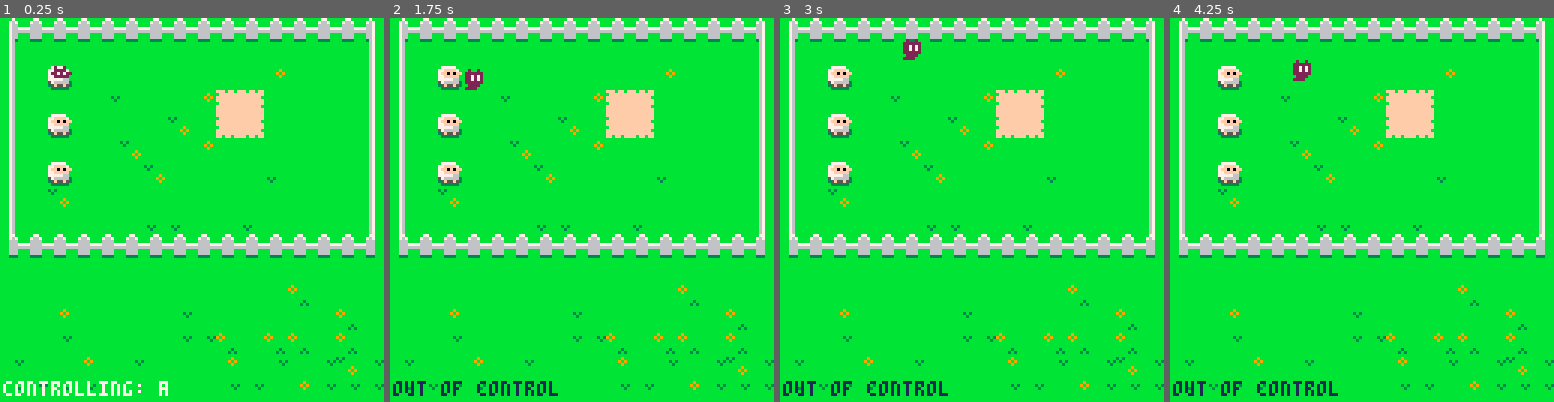
Above: before the commit, frames 1-4 (left to right).
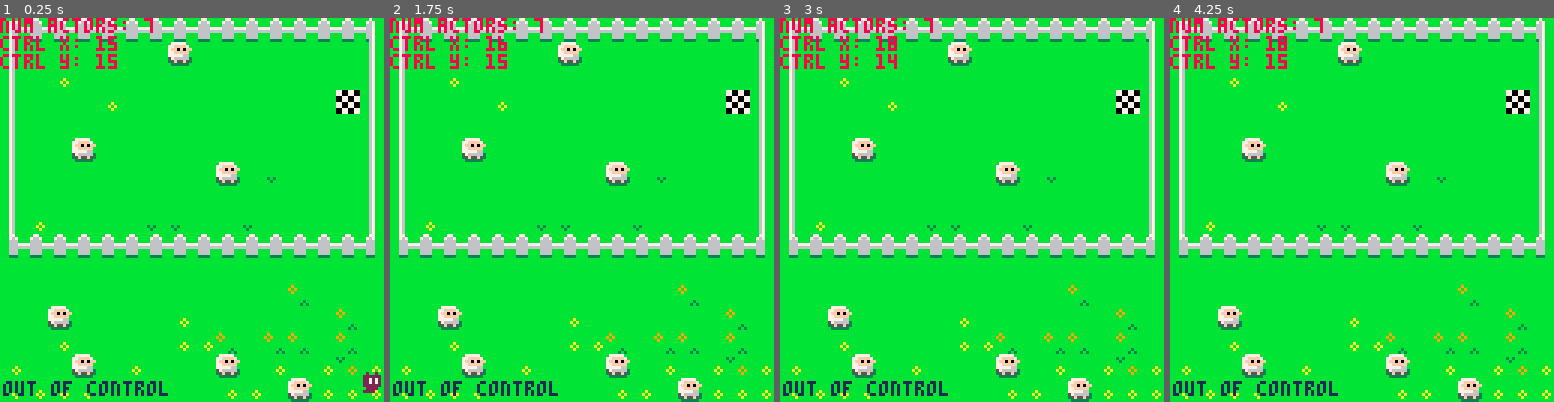
Above: after the commit, the same moments.

Repository: ethanmuller/gmtk-2020-jam
Game: PICO-8 cartridge ooc.p8
The game is run twice, just before and just after one commit, with the same random seed, the same clock (stepped at 60 frames per second) and the same inputs.
Inputs:
- Up to frame 1 (0.25 s): no input
- Up to frame 2 (1.75 s): tap O (Z key) at 0.7, 1.7 s; hold Right from 1.6 s (still down)
- Up to frame 3 (3 s): release Right at 2.1 s; tap O (Z key) at 2.1, 2.5, 2.9 s; hold Up 2.15-2.42 s; hold Right from 2.47 s (still down)
- Up to frame 4 (4.25 s): release Right at 3.03 s; hold Left 3.08-3.58 s; tap O (Z key) at 3.3, 3.7, 4.1 s; hold Down 3.63-3.97 s; hold Right from 4.02 s (still down)

The runs differ from the first frame. In frame 1, 8.8% of the frame differs, in the area x 0-100%, y 0-100%; in frame 2, 7.8%; in frame 3, 7.8%; in frame 4, 7.9%.

Commit message:
Spawn actors based on map tiles

Diff:
--- a/ooc.p8
+++ b/ooc.p8
@@ -2,7 +2,7 @@
 version 29
 __lua__
 
-dbg = false
+dbg = true
 
 ctrl = {
   out = false,
@@ -17,6 +17,8 @@
   s=96,
   name="a",
   music="a",
+  x=3,
+  y=3,
 }
 -- sprite
 
@@ -38,9 +40,6 @@
   music="d",
 }
 
-add(actors, a)
-add(actors, b)
-add(actors, c)
 
 -- time
 t = 0
@@ -99,7 +98,7 @@
   return nil
 end
 
-function set_ctrl(i)
+function set_ctrl(i, x, y)
   if i > 0 then
     ctrl.target = i
     ctrl.out = false
@@ -115,10 +114,12 @@
     local a = actors[ctrl.target]
 
     ctrl.out = true
-    ctrl.x = actors[ctrl.target].x
-    ctrl.y = actors[ctrl.target].y
-
-    actors[ctrl.target].controlled = false
+    ctrl.x = x or actors[ctrl.target].x
+    ctrl.y = y or actors[ctrl.target].y
+
+    if a then
+      actors[ctrl.target].controlled = false
+    end
 
     sfx(snd["out_of_control"])
 
@@ -177,6 +178,9 @@
 
     if f == 128 then
       -- player hit the goal
+
+      actors = {}
+
       load_map(0)
 
       sfx(snd["chime"])
@@ -195,15 +199,37 @@
   -- load map based on index
   gs.map = i
 
+for i=0,16 do
+  for j=0,16 do
+    local current_cell = mget(i,j)
+    local current_flag = fget(current_cell)
+
+    if current_flag == 2 then
+      add(actors, {
+            s=96,
+            name="a",
+            music="a",
+            x=i,
+            y=j,
+      })
+    end
+
+    if current_flag == 4 then
+      -- fail()
+      set_ctrl(0, i, j)
+    end
+  end
+end
+
+
   -- todo: spawn actors based on spawn tiles
-  actors[1].x = 2
-  actors[1].y = 2
-
-  actors[2].x = 2
-  actors[2].y = 4
-
-  actors[3].x = 2
-  actors[3].y = 6
+  -- for each row in map
+    -- for each column in map
+    -- look for sheep
+      -- add sheep to actors table
+      -- replace sheep on map with grass
+-- actors[1].x = 2
+-- actors[1].y = 2
 end
 
 function update_actors()
@@ -211,7 +237,7 @@
 
 function _init()
   load_map(0)
-  set_ctrl(1)
+  -- set_ctrl(1)
 end
 
 function _draw()
@@ -237,9 +263,10 @@
   end
 
   if dbg then
-    color(7)
+    color(8)
     -- print("time: "..t)
     print("num actors: "..#actors)
+    -- print("mget: "..asdf)
     if ctrl.out then
       print("ctrl x: "..ctrl.x)
       print("ctrl y: "..ctrl.y)
@@ -356,14 +383,14 @@
 bbb666bbbbbb9b9bbb666bbb1cccccc1cc7777cc11b11b11fffffffffffffffbbbbbbbbbbbbbbbbbbbbbbbbbbbbbbbbbbbbbbbbbbbbbbbbbbbbbbbbbbbbbbbbb
 bbb666bbbbbbb9bbbb666bbb311111133cccccc311b11b11ffffffffffffffffbbbbbbbbbbbbbbbbbbbbbbbbbbbbbbbbbbbbbbbbbbbbbbbbbbbbbbbbbbbbbbbb
 bbb333bbbbbbbbbbbb333bbbb333333bb333333b33b33b33ffbffbffffbffbffbbbbbbbbbbbbbbbbbbbbbbbbbbbbbbbbbbbbbbbbbbbbbbbbbbbbbbbbbbbbbbbb
-bbbbbbbbbbbbbbbbbbbbbbbbbbbbbbbbbbbbbbbbbbbbbbbbbbbbbbbbbbbbbbbbbbbbbbbbbbbbbbbbbbbbbbbbbbbbbbbbbbbbbbbbbbbbbbbbbbbbbbbbbbbbbbbb
-bbbbb9bbbbbbbbbbb3b3bbbbb9bbbbbb3b3bbbbbbbbbbbbbbbbbbbbbbbbbbbbbbbbbbbbbbbbbbbbbbbbbbbbbbbbbbbbbbbbbbbbbbbbbbbbbbbbbbbbbbbbbbbbb
-bbbb9b9bbbbbb3b3bb3bbbbb9b9bbbbbb3bbbbbbbbbbbbbbbbbbbbbbbbbbbbbbbbbbbbbbbbbbbbbbbbbbbbbbbbbbbbbbbbbbbbbbbbbbbbbbbbbbbbbbbbbbbbbb
-bbbbb9bbbbbbbb3bbbbbbbbbb9bbbbbbbbbbbbbbbbbbbbbbbbbbbbbbbbbbbbbbbbbbbbbbbbbbbbbbbbbbbbbbbbbbbbbbbbbbbbbbbbbbbbbbbbbbbbbbbbbbbbbb
-bbbbbbbbbbbbbbbbbbbbbbbbbbbbbbbbbbbbb9bbbbbbbbbbbbbbbbbbbbbbbbbbbbbbbbbbbbbbbbbbbbbbbbbbbbbbbbbbbbbbbbbbbbbbbbbbbbbbbbbbbbbbbbbb
-bbbbbbbbbbbbbbbbbbbbbbbbbbbbbbbbbbbb9b9bbbbbbbbbbbbbbbbbbbbbbbbbbbbbbbbbbbbbbbbbbbbbbbbbbbbbbbbbbbbbbbbbbbbbbbbbbbbbbbbbbbbbbbbb
-bbbbbbbbbbbbbbbbbbbbbbbbbbbbb3bbbbbbb9bbbbbbbbbbbbbbbbbbbbbbbbbbbbbbbbbbbbbbbbbbbbbbbbbbbbbbbbbbbbbbbbbbbbbbbbbbbbbbbbbbbbbbbbbb
-bbbbbbbbbbbbbbbbbbbbbbbbbbbb3b3bbbbbbbbbbbbbbbbbbbbbbbbbbbbbbbbbbbbbbbbbbbbbbbbbbbbbbbbbbbbbbbbbbbbbbbbbbbbbbbbbbbbbbbbbbbbbbbbb
+bbbbbbbbbbbbbbbbbbbbbbbbbbbbbbbbbbbbbbbbbbbbbbbbbbbbbbbb77777777bbbbbbbbbbbbbbbbbbbbbbbbbbbbbbbbbbbbbbbbbbbbbbbbbbbbbbbbbbbbbbbb
+bbbbb9bbbbbbbbbbb3b3bbbbb9bbbbbb3b3bbbbbbbbbbbbbbbbbbbbb7bbbbbb7bbbbbbbbbbbbbbbbbbbbbbbbbbbbbbbbbbbbbbbbbbbbbbbbbbbbbbbbbbbbbbbb
+bbbb9b9bbbbbbbbbbb3bbbbb9b9bbbbbb3bbbbbbbbbbbbbbbbbbbbbb7bbbbbb7bbbbbbbbbbbbbbbbbbbbbbbbbbbbbbbbbbbbbbbbbbbbbbbbbbbbbbbbbbbbbbbb
+bbbbb9bbbbbbbbbbbbbbbbbbb9bbbbbbbbbbbbbbbbbbbbbbbbbbbbbb7bbbbbb7bbbbbbbbbbbbbbbbbbbbbbbbbbbbbbbbbbbbbbbbbbbbbbbbbbbbbbbbbbbbbbbb
+bbbbbbbbbbbbbabbbbbbbbbbbbbbbbbbbbbbb9bbbbbbbbbbbbbbbbbb7bbbbbb7bbbbbbbbbbbbbbbbbbbbbbbbbbbbbbbbbbbbbbbbbbbbbbbbbbbbbbbbbbbbbbbb
+bbbbbbbbbbbbababbbbbbbbbbbbbbbbbbbbb9b9bbbbbbbbbbbbbbbbb7bbbbbb7bbbbbbbbbbbbbbbbbbbbbbbbbbbbbbbbbbbbbbbbbbbbbbbbbbbbbbbbbbbbbbbb
+bbbbbbbbbbbbbabbbbbbbbbbbbbbb3bbbbbbb9bbbbbbbbbbbbbbbbbb7bbbbbb7bbbbbbbbbbbbbbbbbbbbbbbbbbbbbbbbbbbbbbbbbbbbbbbbbbbbbbbbbbbbbbbb
+bbbbbbbbbbbbbbbbbbbbbbbbbbbb3b3bbbbbbbbbbbbbbbbbbbbbbbbb77777777bbbbbbbbbbbbbbbbbbbbbbbbbbbbbbbbbbbbbbbbbbbbbbbbbbbbbbbbbbbbbbbb
 bbbbbbbbbbbbbbbbbbbbbbbbbbbbbbbbbbbbbbbbbbbbbbbbbbbbbbbbbbbbbbbbbbbbbbbbbbbbbbbbbbbbbbbbbbbbbbbbbbbbbbbbbbbbbbbbbbbbbbbbbbbbbbbb
 bbbbbbbbbbbbbbbbbbbbbbbbbbbbbbbbbbbbbbbbbbbbbbbbbbbbbbbbbbbbbbbbbbbbbbbbbbbbbbbbbbbbbbbbbbbbbbbbbbbbbbbbbbbbbbbbbbbbbbbbbbbbbbbb
 bbbbbbbbbbbbbbbbbbbbbbbbbbbbbbbbbbbbbbbbbbbbbbbbbbbbbbbbbbbbbbbbbbbbbbbbbbbbbbbbbbbbbbbbbbbbbbbbbbbbbbbbbbbbbbbbbbbbbbbbbbbbbbbb
@@ -397,18 +424,18 @@
 bbbbbbbbbbbbbbbbbbbbbbbbbbbbbbbbbbbbbbbbbbbbbbbbbbbbbbbbbbbbbbbbbbbbbbbbbbbbbbbbbbbbbbbbbbbbbbbbbbbbbbbbbbbbbbbbbbbbbbbbbbbbbbbb
 bbbbbbbbbbbbbbbbbbbbbbbbbbbbbbbbbbbbbbbbbbbbbbbbbbbbbbbbbbbbbbbbbbbbbbbbbbbbbbbbbbbbbbbbbbbbbbbbbbbbbbbbbbbbbbbbbbbbbbbbbbbbbbbb
 __gff__
-0001000000000000008000000000000000000000000000000000000000000000000000000000000000000000000000000000000000000000000000000000000000000000000000000000000000000000000000000000000000000000000000000000000000000000000000000000000001000000000000000000000000000000
-0101010000000000000000000000000001000100000000000000000000000000010001000000000000000000000000000000000000000000000000000000000000000000000000000000000000000000000000000000000000000000000000000000000000000000000000000000000000000000000000000000000000000000
+0001000000000000008000000000000000000000000000000000000000000000000000000000000000000000000000000000000000000000000000000000000000000000000000000000000000000000000000000000000000000000000000000200000000000000000000000000000001000000000000000000000000000000
+0101010000000000000000000000000001000100000000000000000000000000010001000000000000000000000000000204000000000002000000000000000000000000000000000000000000000000000000000000000000000000000000000000000000000000000000000000000000000000000000000000000000000000
 __map__
 8081818181818181818181818181818200000000000000000000000000000000000000000000000000000000000000000000000000000000000000000000000000000000000000000000000000000000000000000000000000000000000000000000000000000000000000000000000000000000000000000000000000000000
+90b6b6b6b6b6b6b0b6b6b6b6b6b6b69200000000000000000000000000000000000000000000000000000000000000000000000000000000000000000000000000000000000000000000000000000000000000000000000000000000000000000000000000000000000000000000000000000000000000000000000000000000
+90b6b1b6b6b6b6b6b6b6b6b6b6b6b69200000000000000000000000000000000000000000000000000000000000000000000000000000000000000000000000000000000000000000000000000000000000000000000000000000000000000000000000000000000000000000000000000000000000000000000000000000000
+90b6b6b6b1b6b6b6b6b6b6b6b6b6099200000000000000000000000000000000000000000000000000000000000000000000000000000000000000000000000000000000000000000000000000000000000000000000000000000000000000000000000000000000000000000000000000000000000000000000000000000000
 90b6b6b6b6b6b6b6b6b6b6b6b6b6b69200000000000000000000000000000000000000000000000000000000000000000000000000000000000000000000000000000000000000000000000000000000000000000000000000000000000000000000000000000000000000000000000000000000000000000000000000000000
-90b6b1b6b6b6b6b6b6b6b6b0b6b6b69200000000000000000000000000000000000000000000000000000000000000000000000000000000000000000000000000000000000000000000000000000000000000000000000000000000000000000000000000000000000000000000000000000000000000000000000000000000
-90b6b6b6b1b6b6b6b08687b6b6b6b69200000000000000000000000000000000000000000000000000000000000000000000000000000000000000000000000000000000000000000000000000000000000000000000000000000000000000000000000000000000000000000000000000000000000000000000000000000000
-90b6b6b6b6b6b6b4b6a6a7b6b6b6b69200000000000000000000000000000000000000000000000000000000000000000000000000000000000000000000000000000000000000000000000000000000000000000000000000000000000000000000000000000000000000000000000000000000000000000000000000000000
-90b6b6b6b6b4b6b6b0b6b6b6b6b6b69200000000000000000000000000000000000000000000000000000000000000000000000000000000000000000000000000000000000000000000000000000000000000000000000000000000000000000000000000000000000000000000000000000000000000000000000000000000
-90b6b6b6b6b6b4b6b6b6b691b6b6b69200000000000000000000000000000000000000000000000000000000000000000000000000000000000000000000000000000000000000000000000000000000000000000000000000000000000000000000000000000000000000000000000000000000000000000000000000000000
-90b6b4b6b6b6b6b6b6b6b6b6b6b6b69200000000000000000000000000000000000000000000000000000000000000000000000000000000000000000000000000000000000000000000000000000000000000000000000000000000000000000000000000000000000000000000000000000000000000000000000000000000
-90b6b6b6b6b69191b6b691b6b6b6b69200000000000000000000000000000000000000000000000000000000000000000000000000000000000000000000000000000000000000000000000000000000000000000000000000000000000000000000000000000000000000000000000000000000000000000000000000000000
+90b6b6b0b6b6b6b6b6b6b6b6b6b6b69200000000000000000000000000000000000000000000000000000000000000000000000000000000000000000000000000000000000000000000000000000000000000000000000000000000000000000000000000000000000000000000000000000000000000000000000000000000
+90b6b6b6b6b6b6b6b6b0b691b6b6b69200000000000000000000000000000000000000000000000000000000000000000000000000000000000000000000000000000000000000000000000000000000000000000000000000000000000000000000000000000000000000000000000000000000000000000000000000000000
+90b6b6b6b6b6b6b6b6b6b6b6b6b6b69200000000000000000000000000000000000000000000000000000000000000000000000000000000000000000000000000000000000000000000000000000000000000000000000000000000000000000000000000000000000000000000000000000000000000000000000000000000
+90b1b6b6b6b69191b6b691b6b6b6b69200000000000000000000000000000000000000000000000000000000000000000000000000000000000000000000000000000000000000000000000000000000000000000000000000000000000000000000000000000000000000000000000000000000000000000000000000000000
 a08181818181818181818181818181a200000000000000000000000000000000000000000000000000000000000000000000000000000000000000000000000000000000000000000000000000000000000000000000000000000000000000000000000000000000000000000000000000000000000000000000000000000000
 b6b6b6b6b6b6b6b6b6b6b6b6b6b6b6b600000000000000000000000000000000000000000000000000000000000000000000000000000000000000000000000000000000000000000000000000000000000000000000000000000000000000000000000000000000000000000000000000000000000000000000000000000000
 b6b6b6b6b6b6b6b6b6b6b6b6b3b6b6b600000000000000000000000000000000000000000000000000000000000000000000000000000000000000000000000000000000000000000000000000000000000000000000000000000000000000000000000000000000000000000000000000000000000000000000000000000000
--- /dev/null
+++ b/ooc2.p8
@@ -0,0 +1,447 @@
+pico-8 cartridge // http://www.pico-8.com
+version 29
+__lua__
+
+dbg = false
+
+ctrl = {
+  out = false,
+}
+
+-- todo: dynamically populate this table with each actor in a scene, clear it when leaving scenes
+actors = {}
+box = 5
+
+-- player
+-- todo: change from p1 to table full of actors
+a = {
+  s=80,
+  name="a",
+  music="a",
+}
+-- sprite
+
+b = {
+  s=96,
+  name="b",
+  music="b",
+}
+
+c = {
+  s=112,
+  name="c",
+  music="c",
+}
+
+d = {
+  s=64,
+  name="d",
+  music="d",
+}
+
+add(actors, a)
+add(actors, b)
+add(actors, c)
+
+levels = {}
+
+levels[1] = {x=0,y=0,soffx=0,soffy=0,widx=16,widy=16}
+
+-- time
+t = 0
+
+-- game state
+gs = {}
+gs.map = {}
+
+--player spawn
+gs.map.actors = {}
+gs.map.actors.x = 0
+gs.map.actors.y = 0
+
+--list of boxes in the level
+gs.map.boxes = {}
+gs.map.boxes_init = {} --for reset
+
+--x/y on the map
+gs.map.x = 0
+gs.map.y = 0
+
+--offset value to center the map
+gs.map.soffx = 0
+gs.map.soffy = 0
+
+--level map width
+gs.map.widx = 0
+gs.map.widy = 0
+
+-- game mode
+-- 0: title
+-- 1: gameplay
+-- 2: ???
+-- 3: ???
+gs.mode = 1
+
+-- sfx
+snd = {
+  step=0,
+  thump=1,
+  out_of_control=2,
+  in_control=3,
+  blip=4,
+  chime=5,
+  nope=6,
+}
+
+tunes = {
+  ambient=0,
+  a=1,
+  b=2,
+  c=3,
+  d=4,
+}
+
+-- map sprite
+m = 0
+
+-- map sprite flag
+f = 0
+
+function level_loader(lvl)
+  local x,y,curr_tile,box_sprite,map_x,map_y
+	local box_count = 1
+    --reset the crate/target arrays
+	gs.map.crates={}
+	gs.map.crates_init={}
+	gs.map.targets={}
+	gs.map.x = levels[lvl].x
+	gs.map.y = levels[lvl].y
+	gs.map.soffx = levels[lvl].soffx
+	gs.map.soffy = levels[lvl].soffy
+	gs.map.widx = levels[lvl].widx
+	gs.map.widy = levels[lvl].widy
+    --map scan
+    for x=gs.map.x*8+gs.map.soffx,((gs.map.x*8)+gs.map.widx*8)+gs.map.soffx,8 do
+		  for y=gs.map.y*8+gs.map.soffy,((gs.map.y*8)+gs.map.widy*8)+gs.map.soffy,8 do
+        local sx, sy
+        sx = x-(gs.map.x*8)
+			  sy = y-(gs.map.y*8)
+			  curr_tile=get_map_pos(sx,sy)
+			  curr_tile_flag=fget(curr_tile)
+			  map_x=to_map_val(x,"x")
+			  map_y=to_map_val(y,"y")
+        --spawn
+        if(curr_tile_flag==8)then
+          gs.map.actors.x = sx
+          gs.map.actors.y = sy
+        end
+      end
+    end
+  --set player pos to spawn pos
+  actors.x = gs.map.actors.x
+  actors.y = gs.map.actors.y
+end
+
+function draw_crates(o)
+	local m_x=to_map_val(o.x,"x")
+	local m_y=to_map_val(o.y,"y")
+	local cell=get_map_pos(o.x,o.y)
+	mset(m_x,m_y,o.org_spr)
+	--draw a rect on crate if on target
+	if(fget(o.last_tile)==127)then
+		rect(o.x-(gs.map.x*8),o.y-(gs.map.y*8),(o.x+7)-(gs.map.x*8),(o.y+7)-(gs.map.y*8),crt_col)
+	end
+end
+
+--get map position
+function get_map_pos(x,y)
+	return mget(flr((x-gs.map.soffx)/8)+gs.map.x,flr((y-gs.map.soffy)/8)+gs.map.y)
+end
+
+function to_map_val(val,axis)
+	if(axis=="x")then
+		return flr((val-gs.map.soffx)/8)
+	elseif(axis=="y")then
+		return flr((val-gs.map.soffy)/8)
+	end
+end
+
+function actor_i_at_point(x,y)
+  for i,a in ipairs(actors) do
+    if a.x == x and a.y == y then
+      return i
+    end
+  end
+  return nil
+end
+
+function actor_at_point(x,y)
+  for i,a in ipairs(actors) do
+    if a.x == x and a.y == y then
+      return a
+    end
+  end
+  return nil
+end
+
+function set_ctrl(i)
+  ctrl.target = i
+  ctrl.out = false
+
+  sfx(snd["in_control"])
+
+  music(tunes[actors[i].music])
+end
+
+function get_input()
+  if ctrl.out then
+    if btnp(⬅️) then ctrl.x -= 1 end
+    if btnp(➡️) then ctrl.x += 1 end
+    if btnp(⬆️) then ctrl.y -= 1 end
+    if btnp(⬇️) then ctrl.y += 1 end
+
+    if btnp(⬅️) or
+      btnp(➡️) or
+      btnp(⬆️) or
+      btnp(⬇️) then
+
+      sfx(snd["blip"])
+    end
+
+
+    if btnp(🅾️) then
+      local i = actor_i_at_point(ctrl.x, ctrl.y)
+      if i then
+        set_ctrl(i)
+      else
+        sfx(snd["nope"])
+      end
+    end
+  else
+    local last_x = actors[ctrl.target].x
+    local last_y = actors[ctrl.target].y
+
+    if btnp(⬅️) then actors[ctrl.target].x -= 1 end
+    if btnp(➡️) then actors[ctrl.target].x += 1 end
+    if btnp(⬆️) then actors[ctrl.target].y -= 1 end
+    if btnp(⬇️) then actors[ctrl.target].y += 1 end
+
+    if btnp(🅾️) then
+      ctrl.out = true
+      ctrl.x = actors[ctrl.target].x
+      ctrl.y = actors[ctrl.target].y
+
+      sfx(snd["out_of_control"])
+
+      music(tunes["ambient"])
+    end
+
+    m = mget(actors[ctrl.target].x, actors[ctrl.target].y)
+    f = fget(m)
+
+    -- if wall is solid...
+    if f == 1 then
+      -- prevent player from moving into it
+      actors[ctrl.target].x = last_x
+      actors[ctrl.target].y = last_y
+
+      sfx(snd["thump"])
+    end
+
+    if f == 128 then
+      -- player hit the goal
+      load_map(0)
+
+      sfx(snd["chime"])
+    end
+
+    -- if player moved
+    if actors[ctrl.target].x != last_x or
+    actors[ctrl.target].y != last_y then
+      sfx(snd["step"])
+    end
+  end
+
+end
+
+function load_map(i)
+  -- load map based on index
+  gs.map = i
+
+  -- todo: spawn actors based on spawn tiles
+  actors[1].x = 2
+  actors[1].y = 2
+
+  actors[2].x = 2
+  actors[2].y = 4
+
+  actors[3].x = 2
+  actors[3].y = 6
+end
+
+function update_actors()
+end
+
+function _init()
+  --load_map(0)
+  level_loader(1)
+  set_ctrl(1)
+end
+
+function _draw()
+  cls()
+  map(gs.map.x, gs.map.y, gs.map.soffx, gs.map.soffy, gs.map.widx, gs.map.widy)
+
+  foreach(gs.map.boxes,draw_boxes)
+
+  -- spr(p1.s, p1.x * 8, p1.y * 8)
+
+  for i,a in ipairs(actors) do
+    spr(a.s, gs.map.actors.x * 8, gs.map.actors.x * 8)
+  end
+
+  if ctrl.out then
+    spr(48, ctrl.x * 8 + 2, ctrl.y * 8 + 4 + sin(t/60)*1.5)
+  end
+
+  if dbg then
+    color(7)
+    -- print("time: "..t)
+    print("num actors: "..#actors)
+    if ctrl.out then
+      print("ctrl x: "..ctrl.x)
+      print("ctrl y: "..ctrl.y)
+
+      local a = actor_at_point(ctrl.x, ctrl.y)
+      if a then
+        print(a.name)
+      end
+    end
+  end
+
+  local px = 1
+  local py = 121
+
+    if ctrl.out then
+      print("out of control", px, py, 1)
+    else
+      print("controlling: "..actors[ctrl.target].name, px, py, 7)
+    end
+end
+
+function _update60()
+  get_input()
+  update_actors()
+  t += 1
+end
+…(66 lines of a section not shown)…
+__gff__
+0001000000000000008000000000000000000000000000000000000000000000000000000000000000000000000000000000000000000000000000000000000000000000000000000000000000000000000000000000000000000000000000000000000000000000000000000000000000000000000000000000000000000000
+0000000000000000000000000000000000000000000000000000000000000000000000000000000000000000000000000000000000000000000000000000000000000000000000000000000000000000000000000000000000000000000000000000000000000000000000000000000000000000000000000000000000000000
+__map__
+0101010101010101010101010101010100000000000000000000000000000000000000000000000000000000000000000000000000000000000000000000000000000000000000000000000000000000000000000000000000000000000000000000000000000000000000000000000000000000000000000000000000000000
+0102020202020202020202020202020100000000000000000000000000000000000000000000000000000000000000000000000000000000000000000000000000000000000000000000000000000000000000000000000000000000000000000000000000000000000000000000000000000000000000000000000000000000
+0102020202020202020202020202020100000000000000000000000000000000000000000000000000000000000000000000000000000000000000000000000000000000000000000000000000000000000000000000000000000000000000000000000000000000000000000000000000000000000000000000000000000000
+0102020202020202020202020202020100000000000000000000000000000000000000000000000000000000000000000000000000000000000000000000000000000000000000000000000000000000000000000000000000000000000000000000000000000000000000000000000000000000000000000000000000000000
+0102020202020202020202020202020100000000000000000000000000000000000000000000000000000000000000000000000000000000000000000000000000000000000000000000000000000000000000000000000000000000000000000000000000000000000000000000000000000000000000000000000000000000
+0102020202020202020202020202020100000000000000000000000000000000000000000000000000000000000000000000000000000000000000000000000000000000000000000000000000000000000000000000000000000000000000000000000000000000000000000000000000000000000000000000000000000000
+0102020202020202020202020202020100000000000000000000000000000000000000000000000000000000000000000000000000000000000000000000000000000000000000000000000000000000000000000000000000000000000000000000000000000000000000000000000000000000000000000000000000000000
+0102020202020202020202020202020100000000000000000000000000000000000000000000000000000000000000000000000000000000000000000000000000000000000000000000000000000000000000000000000000000000000000000000000000000000000000000000000000000000000000000000000000000000
+0102020202020202020202020202020100000000000000000000000000000000000000000000000000000000000000000000000000000000000000000000000000000000000000000000000000000000000000000000000000000000000000000000000000000000000000000000000000000000000000000000000000000000
+0102020202020202020202020202020100000000000000000000000000000000000000000000000000000000000000000000000000000000000000000000000000000000000000000000000000000000000000000000000000000000000000000000000000000000000000000000000000000000000000000000000000000000
+0102020202020202020202020202020100000000000000000000000000000000000000000000000000000000000000000000000000000000000000000000000000000000000000000000000000000000000000000000000000000000000000000000000000000000000000000000000000000000000000000000000000000000
+0102020202020202020202020202020100000000000000000000000000000000000000000000000000000000000000000000000000000000000000000000000000000000000000000000000000000000000000000000000000000000000000000000000000000000000000000000000000000000000000000000000000000000
+0102020202020202020202020202020100000000000000000000000000000000000000000000000000000000000000000000000000000000000000000000000000000000000000000000000000000000000000000000000000000000000000000000000000000000000000000000000000000000000000000000000000000000
+0102020202020202020202020202020100000000000000000000000000000000000000000000000000000000000000000000000000000000000000000000000000000000000000000000000000000000000000000000000000000000000000000000000000000000000000000000000000000000000000000000000000000000
+0101010101010101010101010101010100000000000000000000000000000000000000000000000000000000000000000000000000000000000000000000000000000000000000000000000000000000000000000000000000000000000000000000000000000000000000000000000000000000000000000000000000000000
+…(26 lines of a section not shown)…
Not shown, changed: 65 lines of the sprite sheet (__gfx__) section of ooc2.p8
Not shown, changed: the music (__music__) section of ooc2.p8
Not shown, changed: the sound effects (__sfx__) section of ooc2.p8
